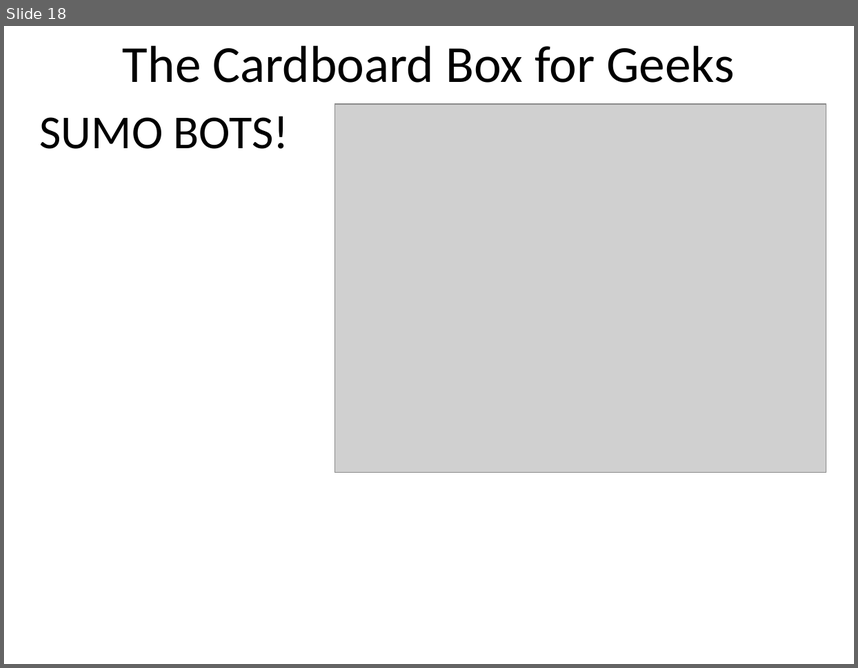
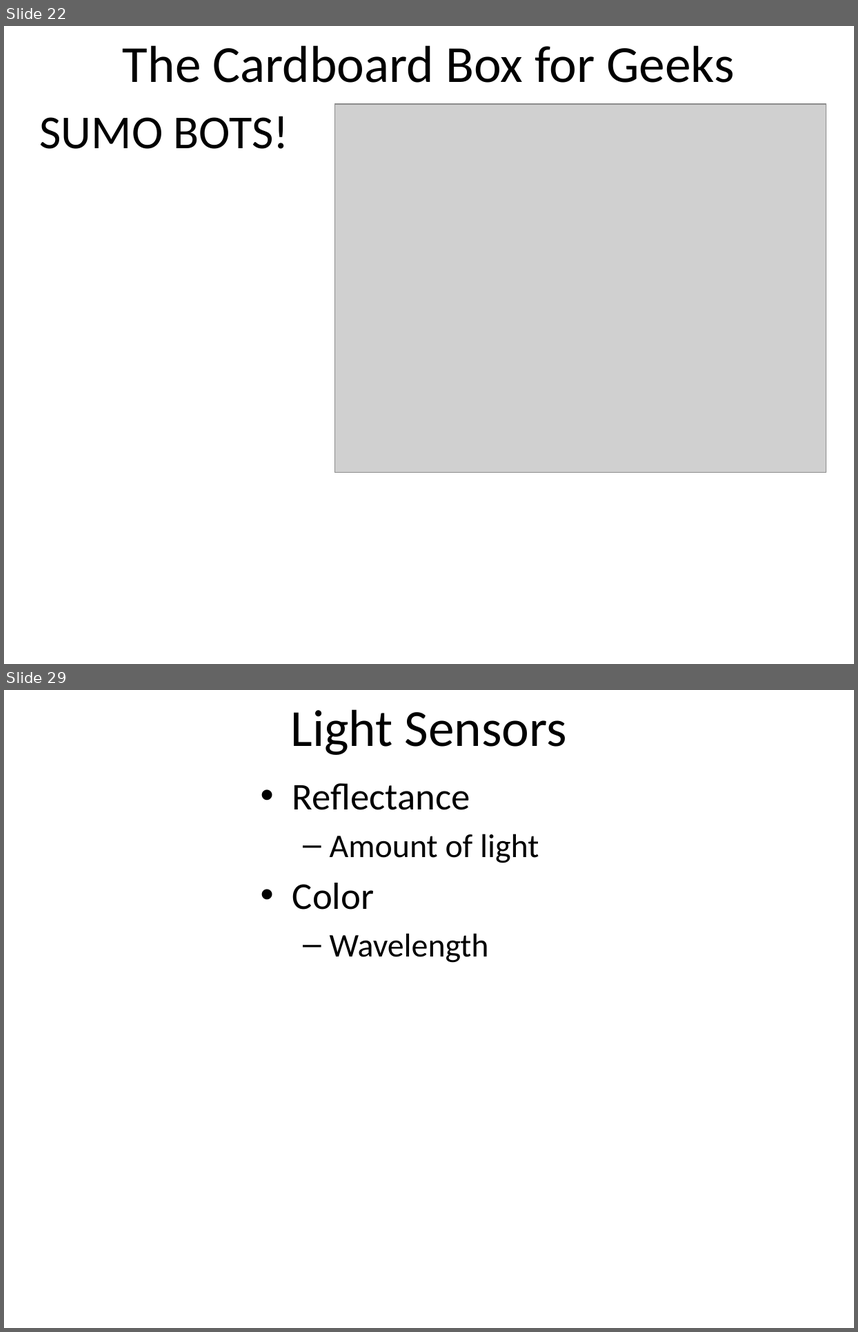
Before and after one commit to dykebert/GDI_Arduino_Robotics, a slide deck: Introduction to Arduino.pptx. Shown one above the other, each under a label of ours: slide 18 before the commit, slides 22 and 29 after it; the slides between them are not shown. The pictures are 858x668 and 858x1332 pixels, drawn with LibreOffice and Linux fonts; fonts in the diff are those of the drawing; grey boxes stand for pictures. Boxes give left, top, right and bottom in pixels: in the first picture for what was removed or moved away, otherwise in the second. Text is boxed around its words. In the diff, an @@ line names an element or a change of style, - is before the commit and + after.

```diff
--- a/Introduction to Arduino.pptx
+++ b/Introduction to Arduino.pptx
@@ slide 29 added at bbox=[4, 690, 854, 1328], background #FFFFFF @@
@@ title added at bbox=[290, 709, 567, 755], 44 pt, text #000000 @@
+Light Sensors
@@ text added at bbox=[292, 783, 539, 963], 28 pt, text #000000 @@
+• Reflectance
+  – Amount of light
+• Color
+  – Wavelength
@@ what was slide 18 is now slide 22 @@
```
Also in this commit, not shown: 4 slides changed, 28 other slides added, 2 other files.
